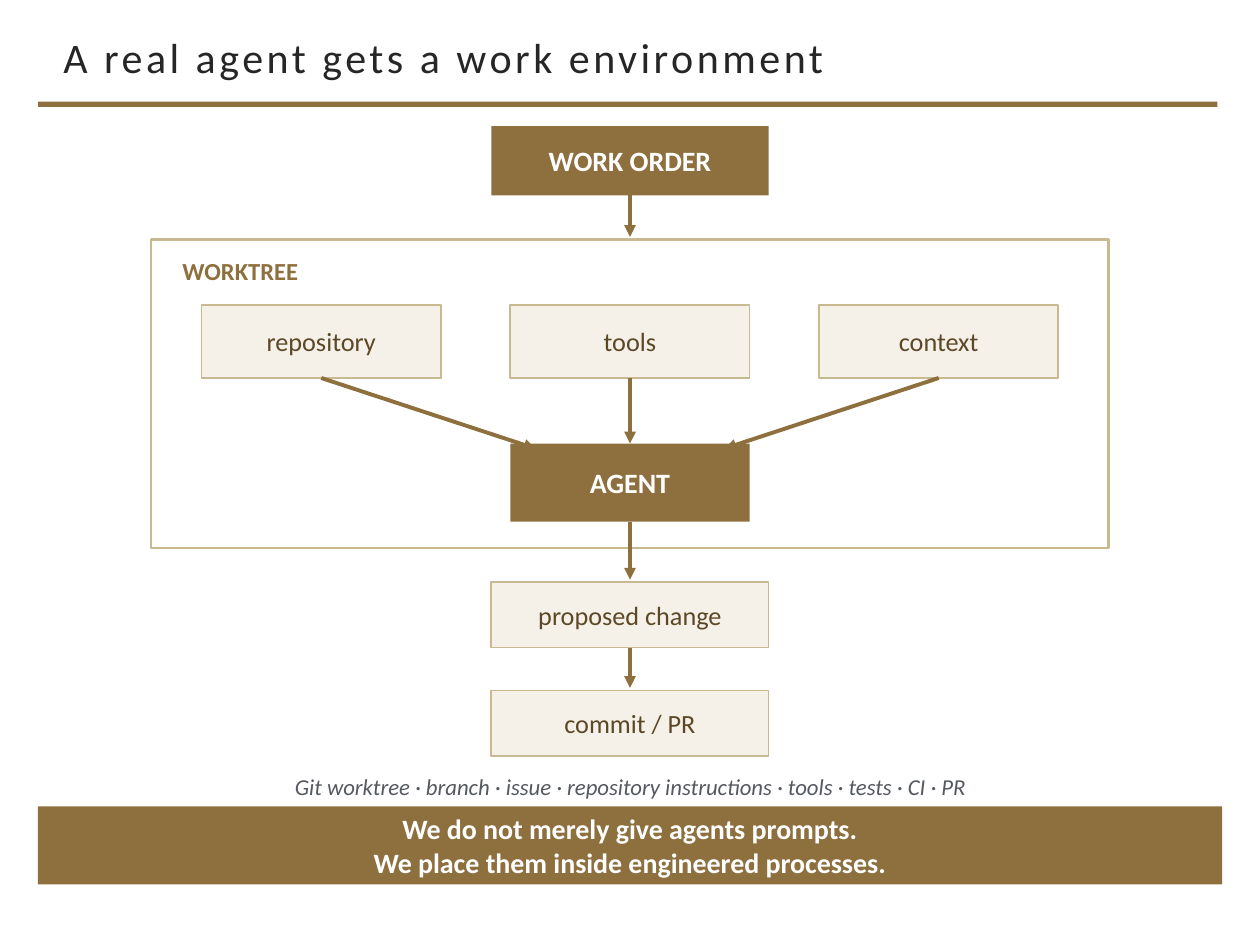
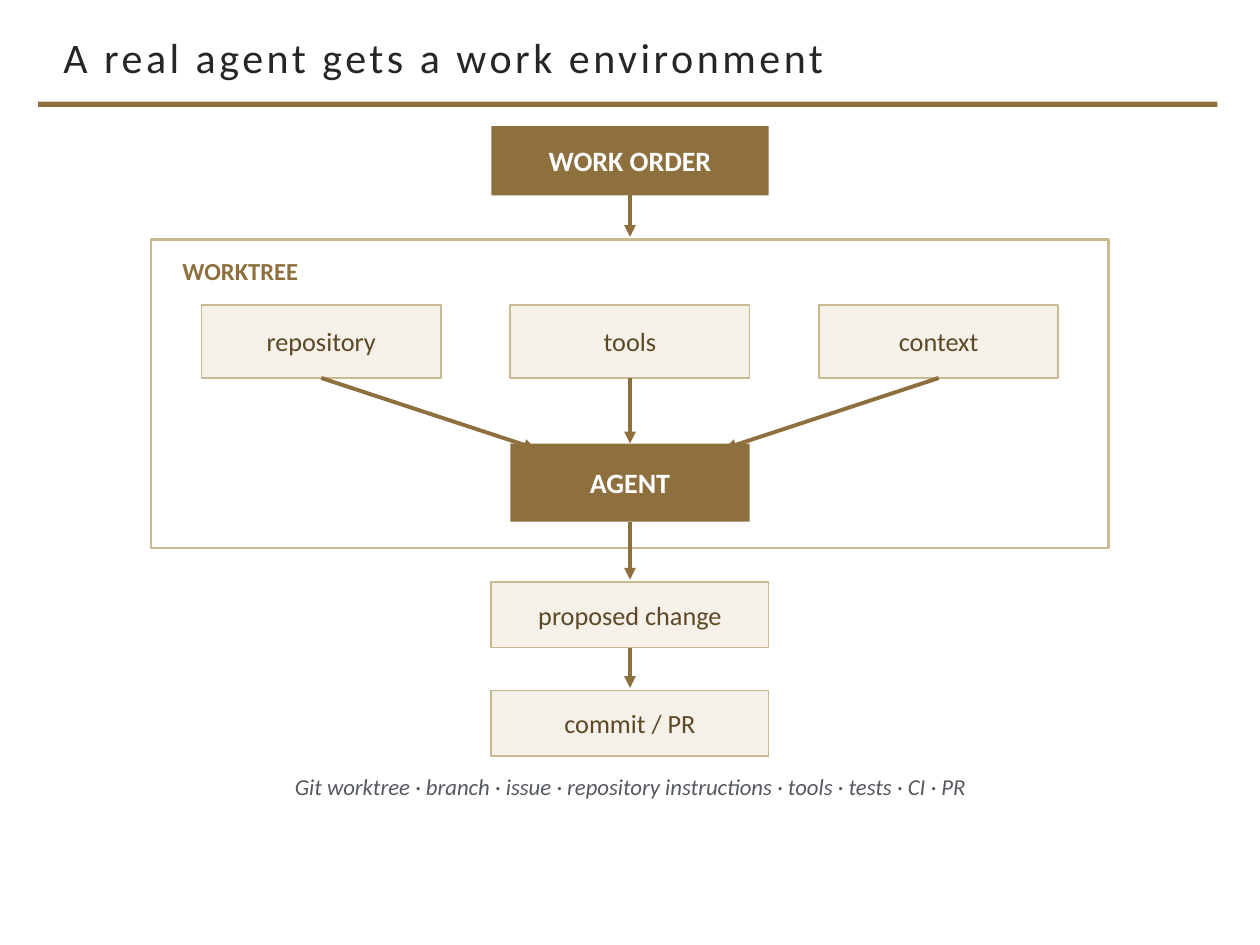
Before and after one commit to davisjam/model-based-agentic-software-engineering, a slide deck: slide 7 of course/lectures/act-2-delegation-and-control/03-alignment/2-3-Alignment.pptx. Drawn at 1260x945 pixels with LibreOffice and Linux fonts; fonts in the diff are those of the drawing; background and template pictures are left out. Boxes give left, top, right and bottom in pixels: in the first picture for what was removed or moved away, otherwise in the second. Text is boxed around its words. In the diff, an @@ line names an element or a change of style, - is before the commit and + after.

Commit message:
deck 2-3 prune A: drop the two opening-section commentary lines
'Not a third framework' (Validation meets Delegation) and the
'We do not merely give agents prompts' footer (work-environment slide):
the diagrams beside them already say it.

```diff
--- a/course/lectures/act-2-delegation-and-control/03-alignment/2-3-Alignment.pptx
+++ b/course/lectures/act-2-delegation-and-control/03-alignment/2-3-Alignment.pptx
@@ rectangle removed at [38,806,1222,885] @@
-We do not merely give agents prompts.
-We place them inside engineered processes.
```
Also in this commit, not shown: 1 other slide changed.
